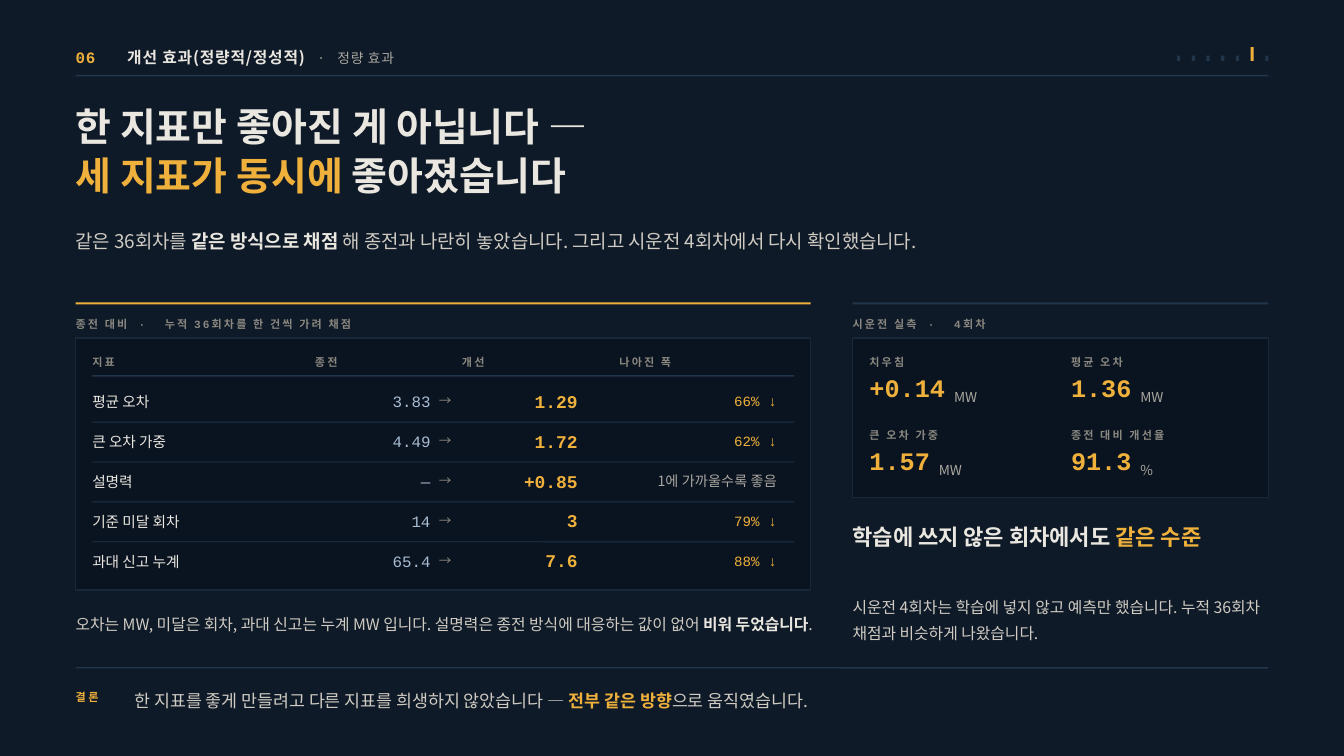
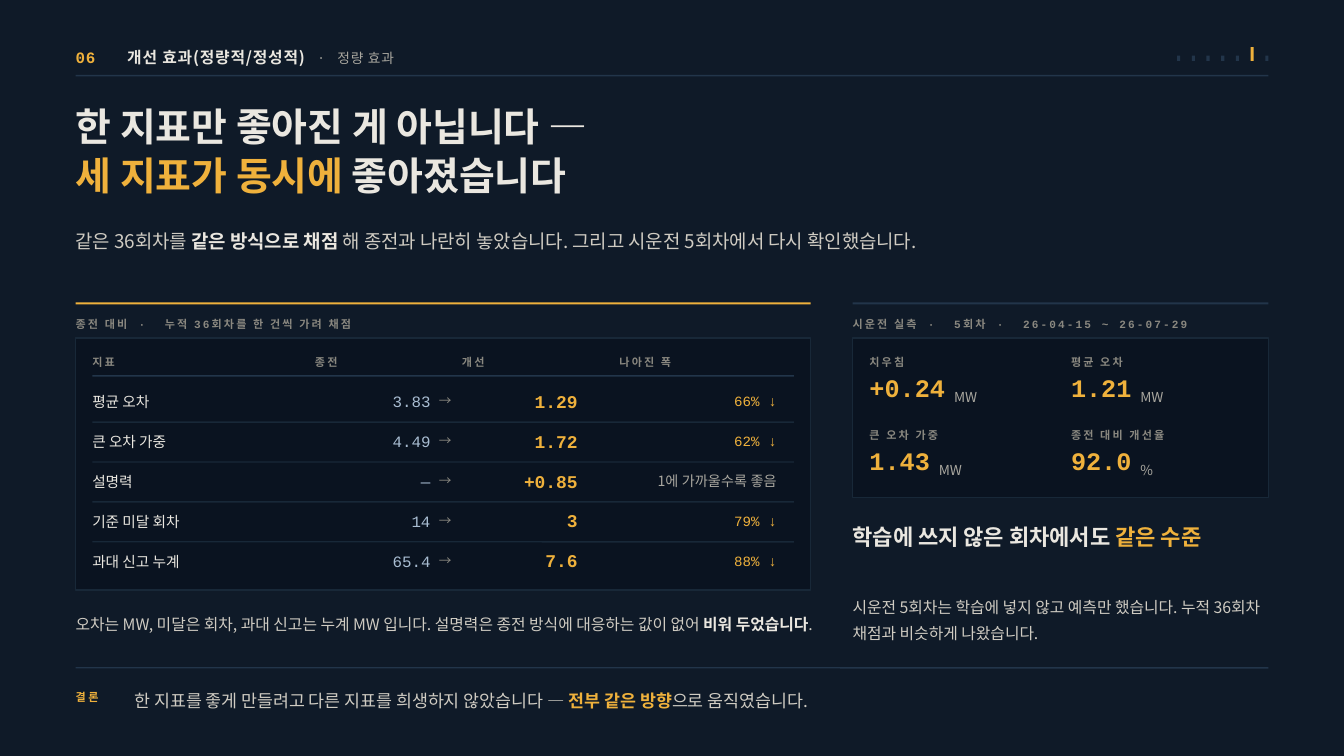
Before and after one commit to jooh-ai/Narae-AI, a slide deck: slide 14 of docs/ppt/위례_공급가능용량_최종발표.pptx. Drawn at 1344x756 pixels with LibreOffice and Linux fonts; fonts in the diff are those of the drawing. Boxes give left, top, right and bottom in pixels: in the first picture for what was removed or moved away, otherwise in the second. Text is boxed around its words. In the diff, an @@ line names an element or a change of style, - is before the commit and + after.

```diff
--- a/docs/ppt/위례_공급가능용량_최종발표.pptx
+++ b/docs/ppt/위례_공급가능용량_최종발표.pptx
@@ text at (76,232,916,250): text changed @@
-같은 36회차를 같은 방식으로 채점 해 종전과 나란히 놓았습니다. 그리고 시운전 4회차에서 다시 확인했습니다.
+같은 36회차를 같은 방식으로 채점 해 종전과 나란히 놓았습니다. 그리고 시운전 5회차에서 다시 확인했습니다.
@@ text at (853,319,1187,329): text changed @@
-시운전 실측 · 4회차
+시운전 실측 · 5회차 · 26-04-15 ~ 26-07-29
@@ text at (869,380,945,398): text changed @@
-+0.14
++0.24
@@ text at (1071,380,1131,397): text changed @@
-1.36
+1.21
@@ text at (869,453,929,471): text changed @@
-1.57
+1.43
@@ text at (1071,453,1131,471): text changed @@
-91.3
+92.0
@@ text at (853,600,1261,641): text changed @@
-시운전 4회차는 학습에 넣지 않고 예측만 했습니다. 누적 36회차 채점과 비슷하게 나왔습니다.
+시운전 5회차는 학습에 넣지 않고 예측만 했습니다. 누적 36회차 채점과 비슷하게 나왔습니다.
```
Also in this commit, not shown: 5 other slides changed, 1 other file.
